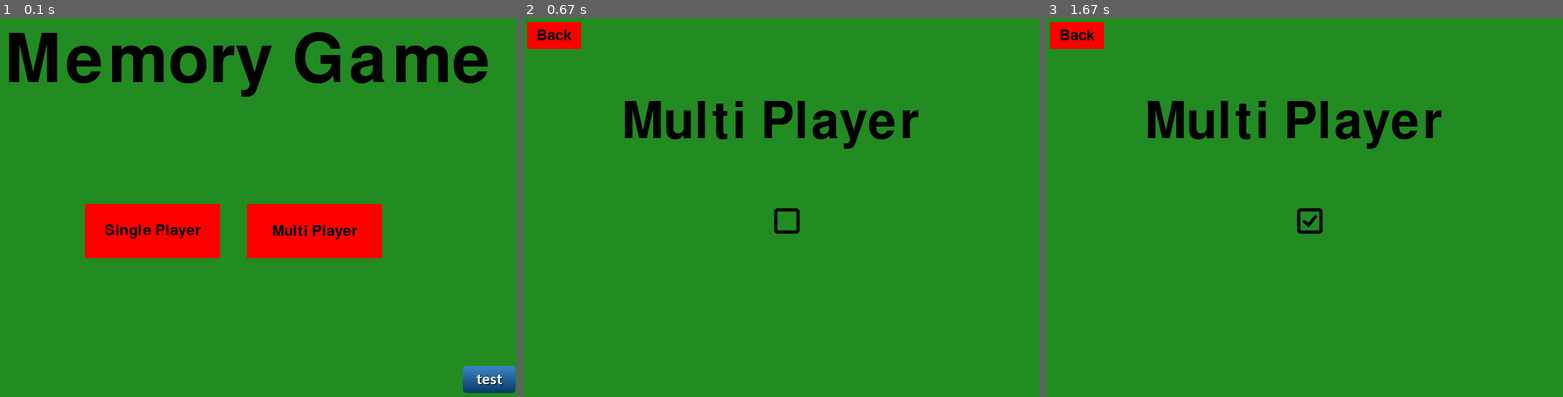
Above: before the commit, frames 1-3 (left to right).
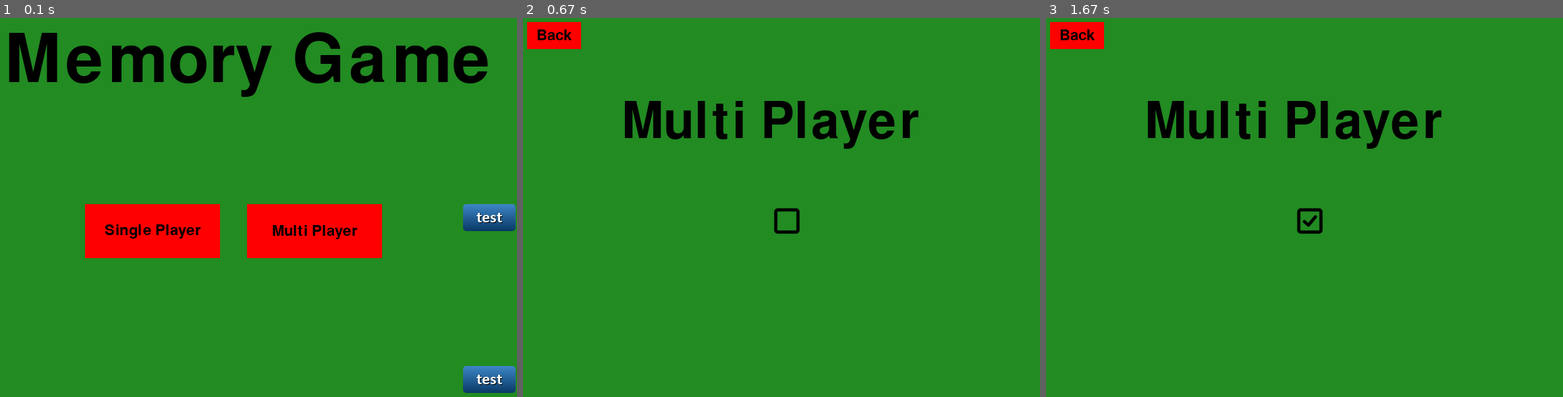
Above: after the commit, the same moments.

Repository: kzhangdz/CSC4992Project
Game: pygame game, started from main.py
Same seed, same stepped clock (60 frames per second), same inputs: the game is played once before the commit and once after it.
Inputs (mouse positions are in pixels of both pictures, inside the frame that each line leads up to):
- Up to frame 1 (0.1 s): no input
- Up to frame 2 (0.67 s): click (771, 203) at 0.38 s
- Up to frame 3 (1.67 s): click (1294, 230) at 0.73 s

The runs differ from the first frame. In frame 1, 0.7% of the frame differs, in the area x 89-100%, y 49-57%; in frame 2, nothing differs; in frame 3, nothing differs.

Commit message:
refactored card class

Diff:
--- a/card.py
+++ b/card.py
@@ -1,5 +1,6 @@
 from pygameEnvironment import *
 import os.path
+from button import ImageButton
 
 '''may be able to tie the card to a button
 Clicking the button will change the card.'''
@@ -9,16 +10,17 @@
     back, front, solved = range(3)
     # _unused, back, front, solved = range(4)
 
-class Card:
-    def __init__(self, images):
-        '''inititialize a card'''
-        '''images: list of images (back and front)'''
-        self.status = CardStatus.back
-        self.cardImages = images #list of images (back and front)
-        #FIXME: add a pygame.Rect. This will be important in clicking.
-        #See button.py for examples
-        #May also add a draw and isClicked function
-        #When refactoring, it may be best to derive from Button class
+class Card(ImageButton):
+    def __init__(self, position, imageDirectories, state):
+        'pass in list of image directories, one for each card state'
+        'state: CardStatus variable'
+        self.status = state
+        self.cardImageDirectories = imageDirectories
+
+        #choose image directory based on state
+        currentImageDirectory = self.cardImageDirectories[self.status]
+
+        ImageButton.__init__(self, position, currentImageDirectory)
 
     def getStatus(self):
         return self.status
@@ -26,23 +28,12 @@
     def setStatus(self, newStatus):
         self.status = newStatus
 
-    def showCard(self, x, y):
-        '''show card to user'''
-        #USE SWITCH STATEMENT TO MEET REQUIREMENT
-        if self.status == CardStatus.back:
-            gameDisplay.blit(self.cardImages[0], (x,y))
-        elif self.status == CardStatus.front:
-            gameDisplay.blit(self.cardImages[1], (x,y))
-        elif self.status == CardStatus.solved:
-            pass
-
 #test code
 if __name__ == "__main__":
     imgDirectory = os.path.join(os.path.abspath(os.curdir), 'images', 'menu', 'back_button.gif')
-    image = pygame.image.load(imgDirectory)
-    images = [image, image]
+    imgDirectories = [imgDirectory, imgDirectory]
 
-    newCard = Card(images)
+    newCard = Card((200, 200), imgDirectories, CardStatus.back)
     print(CardStatus.back)
     print(CardStatus.front)
     print(CardStatus.solved)
@@ -50,7 +41,5 @@
     if newCard.status == CardStatus.back:
         print("back")
 
-    print(newCard.cardImages)
-
     newCard.setStatus(CardStatus.solved)
     print(newCard.getStatus())
--- /dev/null
+++ b/cardDeck_old.py
@@ -0,0 +1,48 @@
+import card
+from directoryParser import DirectoryParser
+import random
+from pygameEnvironment import *
+
+class CardDeck:
+    '''class to load a deck of cards'''
+    def __init__(self, theme, numCards):
+        self.deck = CardDeck.loadCards(theme, numCards)
+
+    def loadCards(theme, numCards):
+        '''returns a list of cards'''
+        #get image directories
+        backDirectory = DirectoryParser.retrieveCardImages(theme, "back")
+        frontDirectories = DirectoryParser.retrieveCardImages(theme, "front")
+
+        #convert image directories to pygame images
+        backImages = []
+        frontImages = []
+        for image in backDirectory:
+            backImage = pygame.image.load(image)
+            backImages.append(backImage)
+        for image in frontDirectories:
+            frontImage = pygame.image.load(image)
+            frontImages.append(frontImage)
+
+        #randomize front card images
+        random.shuffle(frontImages)
+
+        #create list of cards with unique images
+        cardList = []
+        for i in range(numCards//2):
+            newCard = card.Card([backImages[0], frontImages[i]])
+            cardList.append(newCard)
+
+        #double card list so each card has a pair
+        cardList = cardList + cardList
+
+        #randomize card list
+        random.shuffle(cardList)
+
+        return cardList
+
+#test code
+if __name__ == "__main__":
+    deck1 = CardDeck("theme1", 2)
+    print(deck1.deck)
+    print(deck1.deck[0])
--- /dev/null
+++ b/card_old.py
@@ -0,0 +1,56 @@
+from pygameEnvironment import *
+import os.path
+
+'''may be able to tie the card to a button
+Clicking the button will change the card.'''
+
+class CardStatus:
+    '''enum for card state'''
+    back, front, solved = range(3)
+    # _unused, back, front, solved = range(4)
+
+class Card:
+    def __init__(self, images):
+        '''inititialize a card'''
+        '''images: list of images (back and front)'''
+        self.status = CardStatus.back
+        self.cardImages = images #list of images (back and front)
+        #FIXME: add a pygame.Rect. This will be important in clicking.
+        #See button.py for examples
+        #May also add a draw and isClicked function
+        #When refactoring, it may be best to derive from Button class
+
+    def getStatus(self):
+        return self.status
+
+    def setStatus(self, newStatus):
+        self.status = newStatus
+
+    def showCard(self, x, y):
+        '''show card to user'''
+        #USE SWITCH STATEMENT TO MEET REQUIREMENT
+        if self.status == CardStatus.back:
+            gameDisplay.blit(self.cardImages[0], (x,y))
+        elif self.status == CardStatus.front:
+            gameDisplay.blit(self.cardImages[1], (x,y))
+        elif self.status == CardStatus.solved:
+            pass
+
+#test code
+if __name__ == "__main__":
+    imgDirectory = os.path.join(os.path.abspath(os.curdir), 'images', 'menu', 'back_button.gif')
+    image = pygame.image.load(imgDirectory)
+    images = [image, image]
+
+    newCard = Card(images)
+    print(CardStatus.back)
+    print(CardStatus.front)
+    print(CardStatus.solved)
+
+    if newCard.status == CardStatus.back:
+        print("back")
+
+    print(newCard.cardImages)
+
+    newCard.setStatus(CardStatus.solved)
+    print(newCard.getStatus())
--- a/menu.py
+++ b/menu.py
@@ -5,6 +5,7 @@
 from constant import *
 from button import Button
 from button import ImageButton
+from card import *
 from checkbox import *
 from textPrinter import TextPrinter
 import os
@@ -19,6 +20,10 @@
     imgDirectory = os.path.join(os.path.abspath(os.curdir), 'images', 'menu', 'button_test.png')
     testButton = ImageButton((DISPLAY_WIDTH*0.9, DISPLAY_HEIGHT*0.9), imgDirectory)
 
+    #test card
+    imgDirectories = [imgDirectory, imgDirectory, imgDirectory]
+    testCard = Card((DISPLAY_WIDTH*0.9, DISPLAY_HEIGHT*0.5), imgDirectories, CardStatus.back)
+
     #game loop
     running = True
 
@@ -32,21 +37,27 @@
                  if event.key == pygame.K_ESCAPE: # quit when pressing escape
                      pygame.quit()
 
+            #declare on click responses
             if singlePlayerButton.isClicked(event):
                 #call single player menu
                 singlePlayerMenu()
             if multiPlayerButton.isClicked(event):
                 #call multi player menu
                 multiPlayerMenu()
+
             if testButton.isClicked(event):
                 singlePlayerMenu()
 
+        #draw out display
         gameDisplay.fill(FOREST_GREEN)
         singlePlayerButton.draw(gameDisplay)
         multiPlayerButton.draw(gameDisplay)
         TextPrinter.displayTitle("Memory Game")
         #test button
         testButton.draw(gameDisplay)
+        #test card
+        testCard.draw(gameDisplay)
+
         pygame.display.update()
 
         #set frames per second
